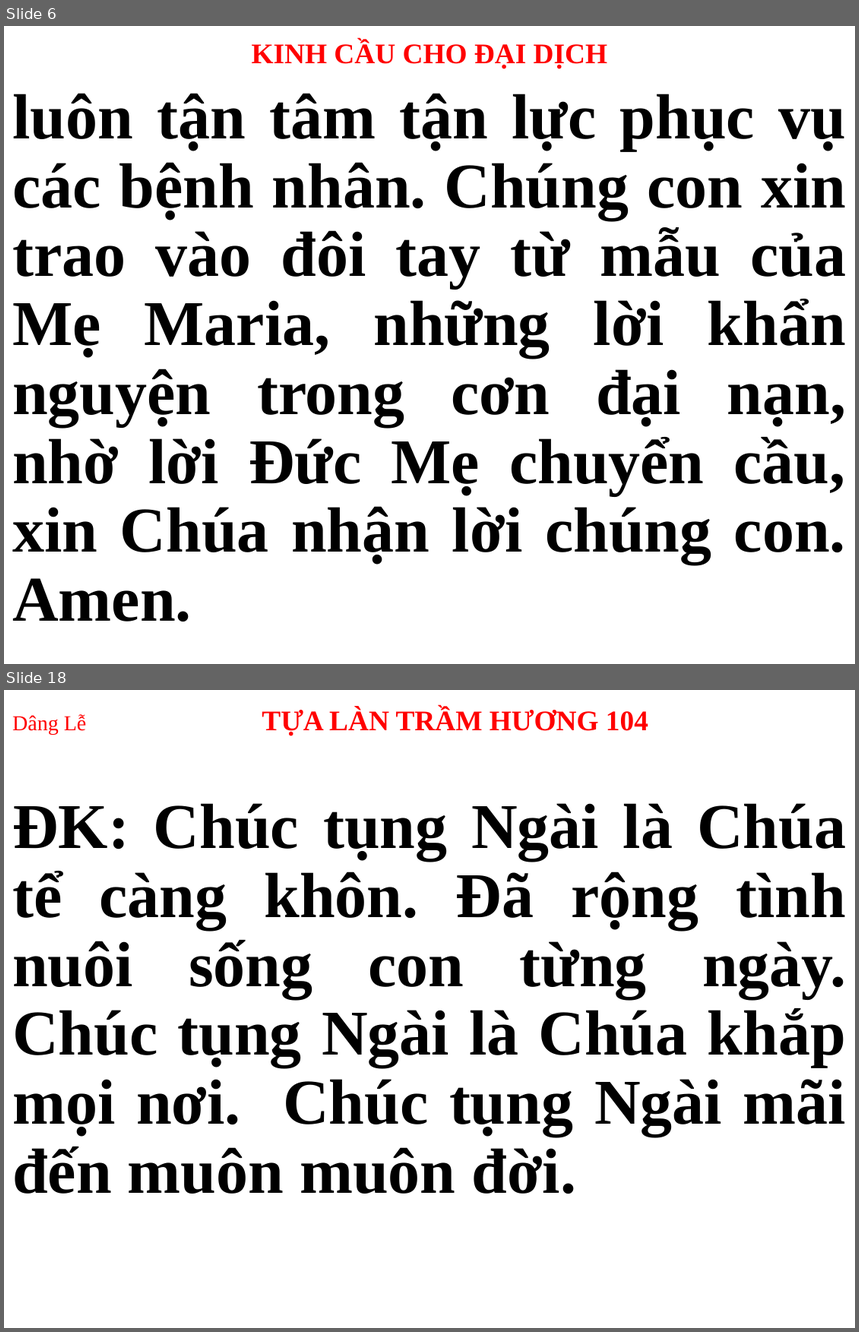
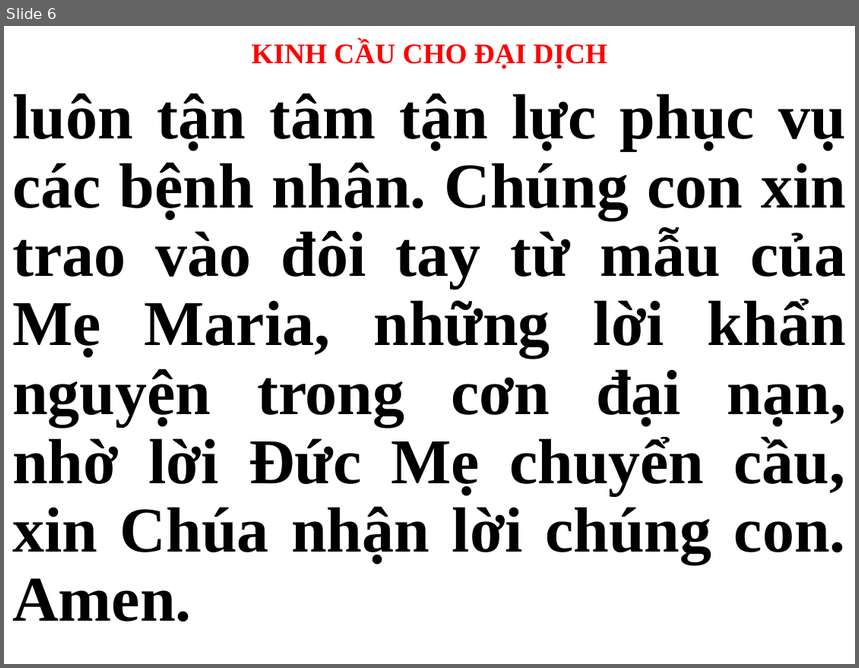
Before and after one commit to webfullstack99/usb-songs, a slide deck: Thứ 3.pptx. Shown one above the other, each under a label of ours: slides 6 and 18 before the commit, slide 6 after it; the slides between them are not shown. The pictures are 859x1332 and 859x668 pixels, drawn with LibreOffice and Linux fonts; fonts in the diff are those of the drawing. Boxes give left, top, right and bottom in pixels: in the first picture for what was removed or moved away, otherwise in the second. Text is boxed around its words. In the diff, an @@ line names an element or a change of style, - is before the commit and + after.

```diff
--- a/Thứ 3.pptx
+++ b/Thứ 3.pptx
@@ slide 18 removed at (4,690,855,1328), background #FFFFFF @@
@@ title removed at (12,708,648,736) @@
-Dâng Lễ TỰA LÀN TRẦM HƯƠNG 104
@@ subtitle removed at (12,803,846,1195) @@
-ĐK: Chúc tụng Ngài là Chúa tể càng khôn. Đã rộng tình nuôi sống con từng ngày. Chúc tụng Ngài là Chúa khắp mọi nơi. Chúc tụng Ngài mãi đến muôn muôn đời.
```
Also in this commit, not shown: 3 slides changed, 16 slides added, 22 other slides removed.
